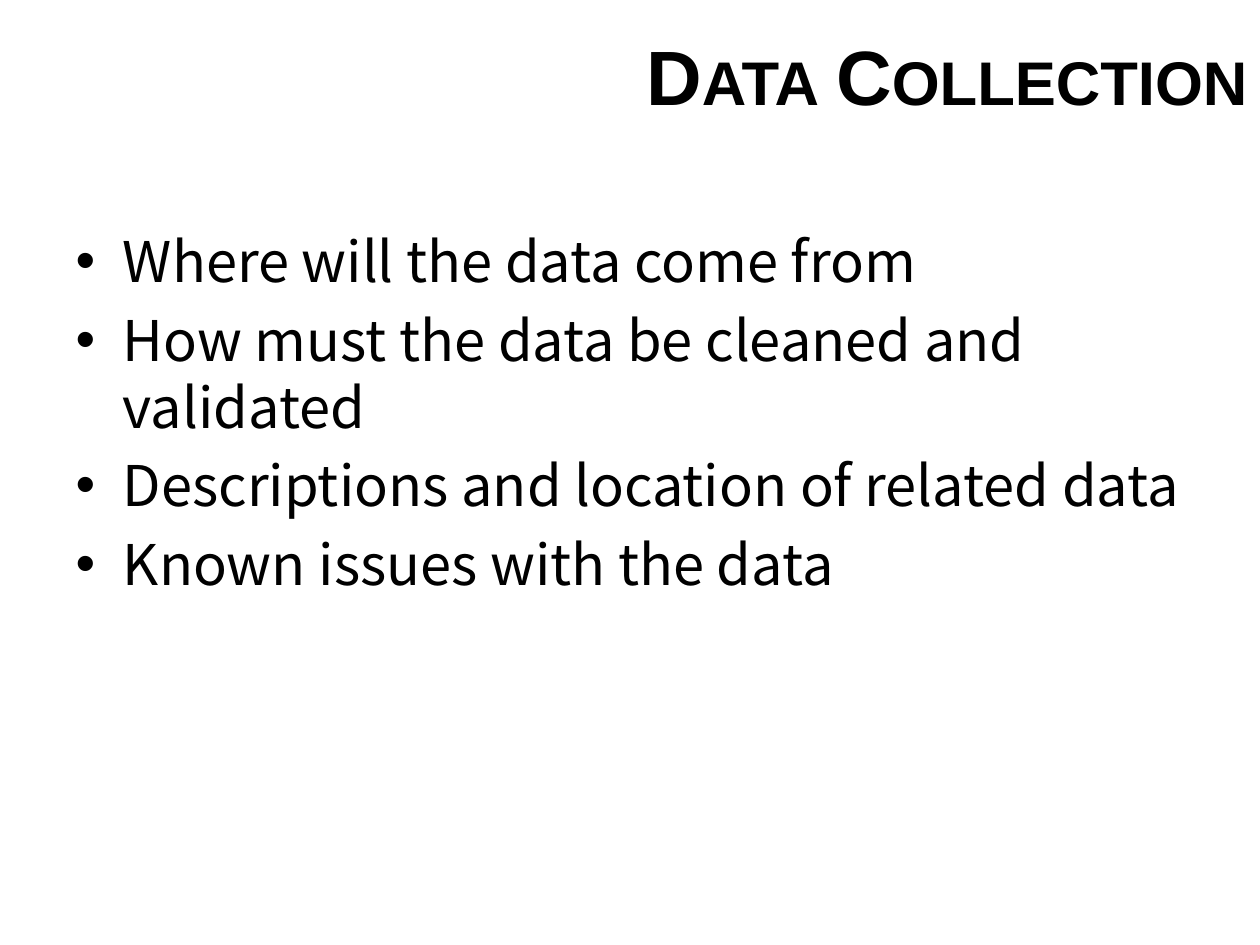
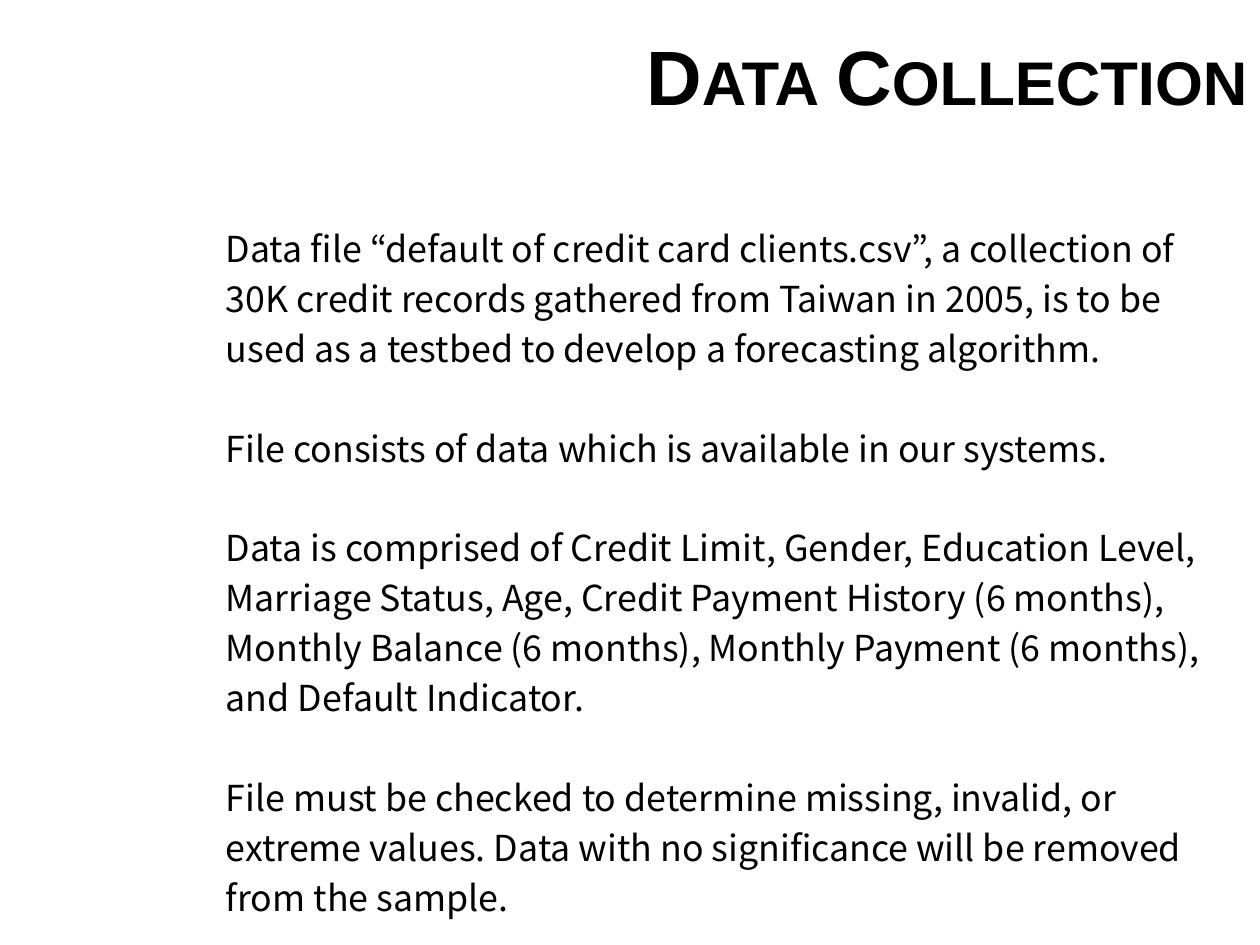
Before and after one commit to rjmclain1/DA1018UTA, a slide deck: slide 7 of C5T1_CreditOne.pptx (slide 6 before the commit). Drawn at 1260x945 pixels with LibreOffice and Linux fonts; fonts in the diff are those of the drawing; background and template pictures are left out. Boxes give left, top, right and bottom in pixels: in the first picture for what was removed or moved away, otherwise in the second. Text is boxed around its words. In the diff, an @@ line names an element or a change of style, - is before the commit and + after.

```diff
--- a/C5T1_CreditOne.pptx
+++ b/C5T1_CreditOne.pptx
@@ text at [226,233,1199,862]: text changed; size 32 to 20.4 pt @@
-• Where will the data come from
-• How must the data be cleaned and validated
-• Descriptions and location of related data
-• Known issues with the data
+Data file “default of credit card clients.csv”, a collection of
+30K credit records gathered from Taiwan in 2005, is to be
+used as a testbed to develop a forecasting algorithm.
+File consists of data which is available in our systems.
+Data is comprised of Credit Limit, Gender, Education Level,
+Marriage Status, Age, Credit Payment History (6 months),
+Monthly Balance (6 months), Monthly Payment (6 months),
+and Default Indicator.
+File must be checked to determine missing, invalid, or
+extreme values. Data with no significance will be removed
+from the sample.
```
Also in this commit, not shown: 6 slides added, 5 slides removed.
